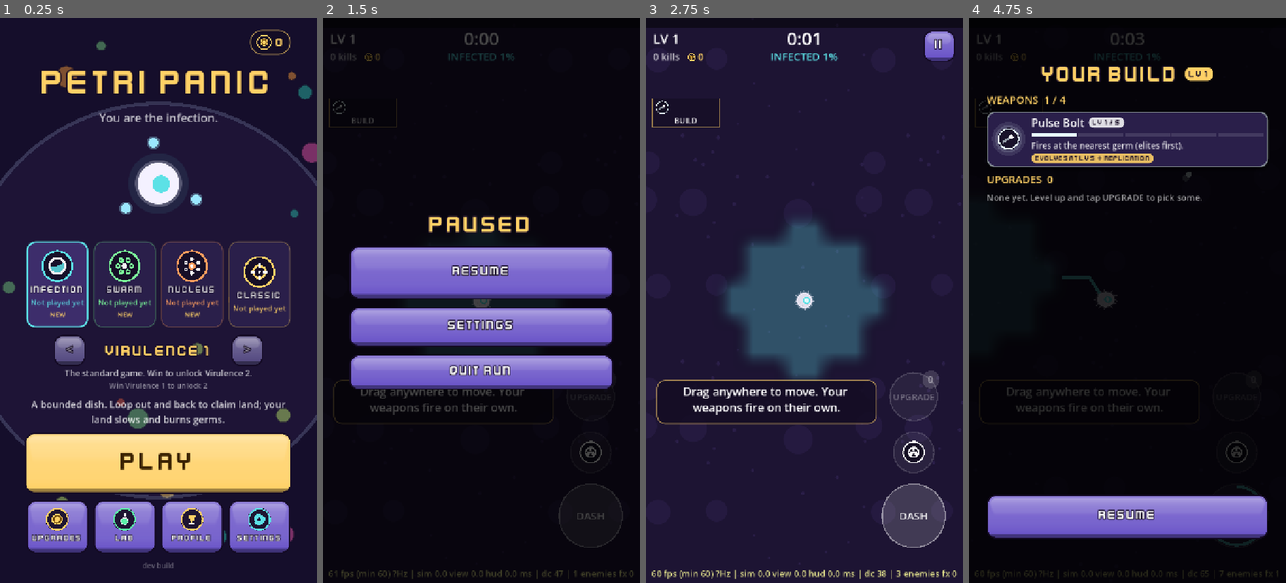
Above: before the commit, frames 1-4 (left to right).
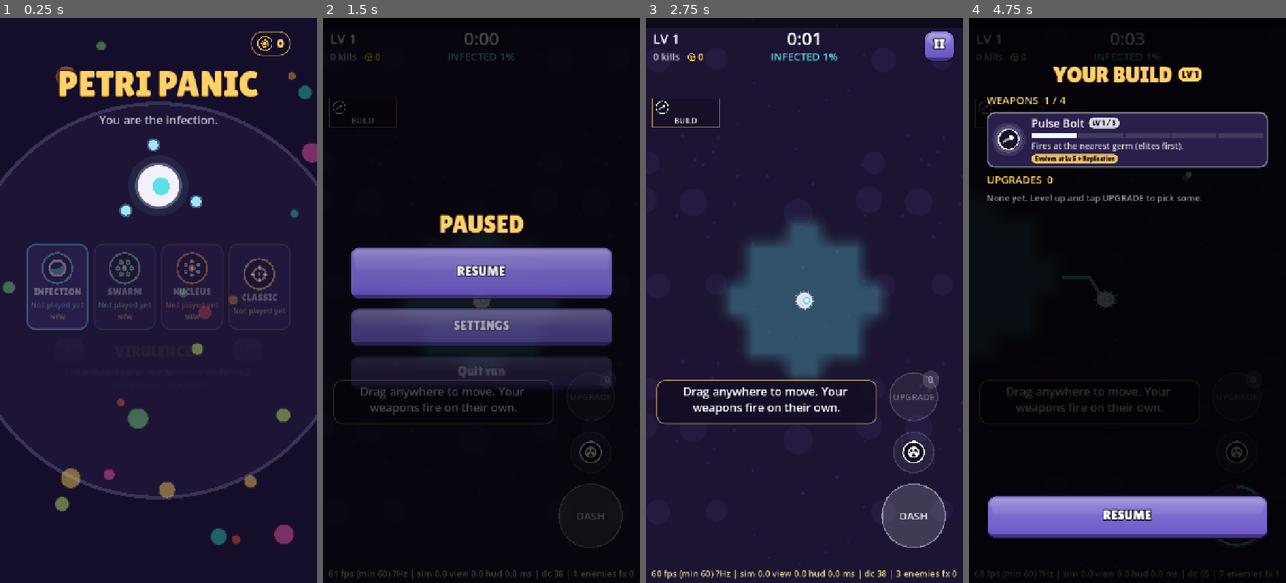
Above: after the commit, the same moments.

Repository: yousufkamran222-code/survivor-lite
Game: Godot game, scene res://scenes/main.tscn
Two runs of this game, one before a commit and one after it. Both use one fixed random seed, a clock stepped at 60 frames per second and the inputs below.
Inputs (mouse positions are in pixels of both pictures, inside the frame that each line leads up to):
- Up to frame 1 (0.25 s): no input
- Up to frame 2 (1.5 s): click "PLAY" at 0.5 s; click "II" at 1.25 s
- Up to frame 3 (2.75 s): click "RESUME" at 2 s
- Up to frame 4 (4.75 s): tap Enter at 2.75 s; move the mouse to (1197, 272) at 2.77 s; hold D 2.78-3.5 s; tap 1 at 2.85 s; click (1197, 272) at 2.92 s; tap Space at 3.02 s; drag from (1064, 328) to (1111, 413) at 3.52 s; move the mouse to (1159, 176) at 4.27 s; hold D from 4.28 s (still down); tap B at 4.35 s; click (1159, 176) at 4.42 s

The runs differ from the first frame. In frame 1, 26% of the frame differs, in the area x 7-92%, y 2-98%; in frame 2, 13%; in frame 3, less than 0.1%; in frame 4, 3.5%.

Commit message:
UI: Lilita One display font (OFL allowed for fonts); step 2 motion
- Display font is now Lilita One (SIL OFL, unmodified, from the Google Fonts
  repo; Yousuf allowed OFL fonts). Removed the Kenney fonts and the K/X patch
  script; the < > arrows no longer need the fallback font. CLAUDE.md rule 6
  and assets/MANIFEST.md updated.
- Motion: every glossy button squashes while held and springs back past
  full size (UiKit.press_feedback, now applied by style_button, safe to call
  twice). Screens and overlays enter with their parts popping in one after
  another (UiKit.stagger via fade_in/reveal: fade + springy scale).
- Results: the "+N gold" label is sized to its widest value, so the row stays
  centred and never reflows during the count-up.
No gameplay change.

Co-Authored-By: Claude Opus 5.5 <noreply@anthropic.com>
Claude-Session: https://claude.ai/code/session_01Gsp3VsgeeLgrpKEN1j8eze

Diff:
--- a/scripts/game/main.gd
+++ b/scripts/game/main.gd
@@ -824,7 +824,6 @@
 		Sfx.play("click", 0.0, 1.0 + 0.04 * (sel + dl))
 		_show_menu()
 	var left := UiKit.button("<", step.bind(-1), 64)
-	left.add_theme_font_override("font", ThemeDB.fallback_font)  # the display font has no < >
 	left.custom_minimum_size = Vector2(72, 64)
 	left.disabled = sel <= 1
 	h.add_child(left)
@@ -833,7 +832,6 @@
 	lab.custom_minimum_size = Vector2(300, 0)
 	h.add_child(lab)
 	var right := UiKit.button(">", step.bind(1), 64)
-	right.add_theme_font_override("font", ThemeDB.fallback_font)
 	right.custom_minimum_size = Vector2(72, 64)
 	right.disabled = sel >= top
 	h.add_child(right)
@@ -1492,7 +1490,10 @@
 	gold_row.add_child(gold_icon)
 	var gold := UiKit.label("", 52, pal.gem_large)
 	gold.autowrap_mode = TextServer.AUTOWRAP_OFF
-	gold.custom_minimum_size = Vector2(300, 0)  # fixed width: the row doesn't reflow as the number changes
+	# Fixed width = the widest the count-up gets, so the row stays centred and
+	# never reflows while the number changes.
+	var gw := gold.get_theme_font("font").get_string_size("+%d gold" % maxi(_results_gold * 2, 1), HORIZONTAL_ALIGNMENT_LEFT, -1, 52).x
+	gold.custom_minimum_size = Vector2(gw + 8.0, 0)
 	gold.horizontal_alignment = HORIZONTAL_ALIGNMENT_LEFT
 	gold_row.add_child(gold)
 	_results_gold_icon = gold_icon
--- a/scripts/ui/ui_kit.gd
+++ b/scripts/ui/ui_kit.gd
@@ -6,10 +6,10 @@
 ## Look (2026-11-06, "glossy chunky"): buttons are generated glossy 9-slice
 ## textures (dark outline, lighter top with a gloss band, a thick darker 3D
 ## bottom edge that sinks when pressed); titles, buttons, numbers and chips
-## use the CC0 Kenney Future Narrow font with a thick dark outline; cards are
+## use Lilita One (OFL) with a thick dark outline; cards are
 ## lighter than the deep background, with a border and a soft shadow.
 
-const DISPLAY_FONT := "res://assets/raw/kenney_fonts/Kenney Future Narrow KX.ttf"  # K and X redrawn by tools/patch_font.py
+const DISPLAY_FONT := "res://assets/raw/lilita_one/LilitaOne-Regular.ttf"  # OFL (Yousuf allowed OFL fonts, 2026-11-06)
 const OUTLINE := Color("#140a24")  # outline around display text and buttons
 ## Button kinds: [face colour, text colour].
 const KINDS := {
@@ -82,6 +82,7 @@
 	b.add_theme_constant_override("outline_size", 8 if fc.v > 0.5 else 0)
 	if font_size > 0:
 		b.add_theme_font_size_override("font_size", font_size)
+	press_feedback(b)
 	return b
 
 
@@ -212,16 +213,26 @@
 
 # ------------------------------------------------- motion and small widgets
 
-## Squashes a button a little while it's held (every button gets this).
+## Squash and spring: a button squeezes while held and bounces back a
+## little past full size on release (every glossy button gets this; safe to
+## call twice).
 static func press_feedback(b: Control) -> void:
+	if b.has_meta("_press_fb"):
+		return
+	b.set_meta("_press_fb", true)
 	b.resized.connect(func() -> void: b.pivot_offset = b.size / 2.0)
 	b.gui_input.connect(func(e: InputEvent) -> void:
 		if e is InputEventMouseButton and e.button_index == MOUSE_BUTTON_LEFT:
-			var tw := b.create_tween().set_trans(Tween.TRANS_BACK).set_ease(Tween.EASE_OUT)
-			tw.tween_property(b, "scale", Vector2(0.95, 0.95) if e.pressed else Vector2.ONE, 0.08 if e.pressed else 0.18))
-
-
-## Shows an overlay with a short fade, its column rising slightly into place.
+			var tw := b.create_tween()
+			if e.pressed:
+				tw.tween_property(b, "scale", Vector2(0.93, 0.9), 0.07).set_trans(Tween.TRANS_SINE).set_ease(Tween.EASE_OUT)
+			else:
+				tw.tween_property(b, "scale", Vector2(1.05, 1.05), 0.09).set_trans(Tween.TRANS_SINE).set_ease(Tween.EASE_OUT)
+				tw.tween_property(b, "scale", Vector2.ONE, 0.22).set_trans(Tween.TRANS_BACK).set_ease(Tween.EASE_OUT))
+
+
+## Shows an overlay with a short fade; its column's parts pop in one after
+## another.
 static func reveal(overlay: Array) -> void:
 	var root: Control = overlay[0]
 	var col: Control = overlay[1]
@@ -231,15 +242,39 @@
 	fade_in(col)
 
 
-## Cross-fade for a screen rebuilt in place (menu ↔ shop/profile/settings).
+## Entrance for a screen built in place (menu, shop, Lab, settings ...): a
+## container's children pop in one after another (fade + springy scale);
+## anything else fades and settles as one.
 static func fade_in(c: Control, delay: float = 0.0) -> void:
+	if (c is BoxContainer or c is GridContainer) and c.get_child_count() > 1:
+		stagger(c, delay)
+		return
+	_pop(c, delay, 0.97)
+
+
+## Staggered entrance of a container's children (at most `max_items` get
+## their own delay; the rest arrive with the last).
+static func stagger(c: Control, delay: float = 0.0, step: float = 0.045, max_items: int = 10) -> void:
+	var k := 0
+	for ch in c.get_children():
+		if ch is Control and ch.visible:
+			_pop(ch, delay + step * mini(k, max_items), 0.9)
+			k += 1
+
+
+static func _pop(c: Control, delay: float, from_scale: float) -> void:
 	c.modulate.a = 0.0
-	c.scale = Vector2(0.97, 0.97)
-	c.resized.connect(func() -> void: c.pivot_offset = c.size / 2.0)
+	c.scale = Vector2(from_scale, from_scale)
+	if not c.resized.is_connected(_center_pivot.bind(c)):
+		c.resized.connect(_center_pivot.bind(c))
 	c.pivot_offset = c.size / 2.0
-	var tw := c.create_tween().set_parallel(true).set_trans(Tween.TRANS_CUBIC).set_ease(Tween.EASE_OUT)
-	tw.tween_property(c, "modulate:a", 1.0, 0.2).set_delay(delay)
-	tw.tween_property(c, "scale", Vector2.ONE, 0.25).set_delay(delay)
+	var tw := c.create_tween().set_parallel(true)
+	tw.tween_property(c, "modulate:a", 1.0, 0.18).set_delay(delay).set_trans(Tween.TRANS_SINE)
+	tw.tween_property(c, "scale", Vector2.ONE, 0.32).set_delay(delay).set_trans(Tween.TRANS_BACK).set_ease(Tween.EASE_OUT)
+
+
+static func _center_pivot(c: Control) -> void:
+	c.pivot_offset = c.size / 2.0
 
 
 ## Rounded panel with an optional coloured border.
Binary file removed: assets/raw/kenney_fonts/Kenney Blocks.ttf
Not shown, removed: assets/raw/kenney_fonts/Kenney Blocks.ttf.import
Binary file removed: assets/raw/kenney_fonts/Kenney Future Narrow KX.ttf
Not shown, removed: assets/raw/kenney_fonts/Kenney Future Narrow KX.ttf.import
Binary file removed: assets/raw/kenney_fonts/Kenney Future Narrow.ttf
Not shown, removed: assets/raw/kenney_fonts/Kenney Future Narrow.ttf.import
Binary file removed: assets/raw/kenney_fonts/Kenney Future.ttf
Not shown, removed: assets/raw/kenney_fonts/Kenney Future.ttf.import
Binary file removed: assets/raw/kenney_fonts/Kenney Rocket.ttf
Not shown, removed: assets/raw/kenney_fonts/License.txt
Binary file added: assets/raw/lilita_one/LilitaOne-Regular.ttf
Not shown, changed: assets/raw/lilita_one/LilitaOne-Regular.ttf.import
(and 4 more such lines)
